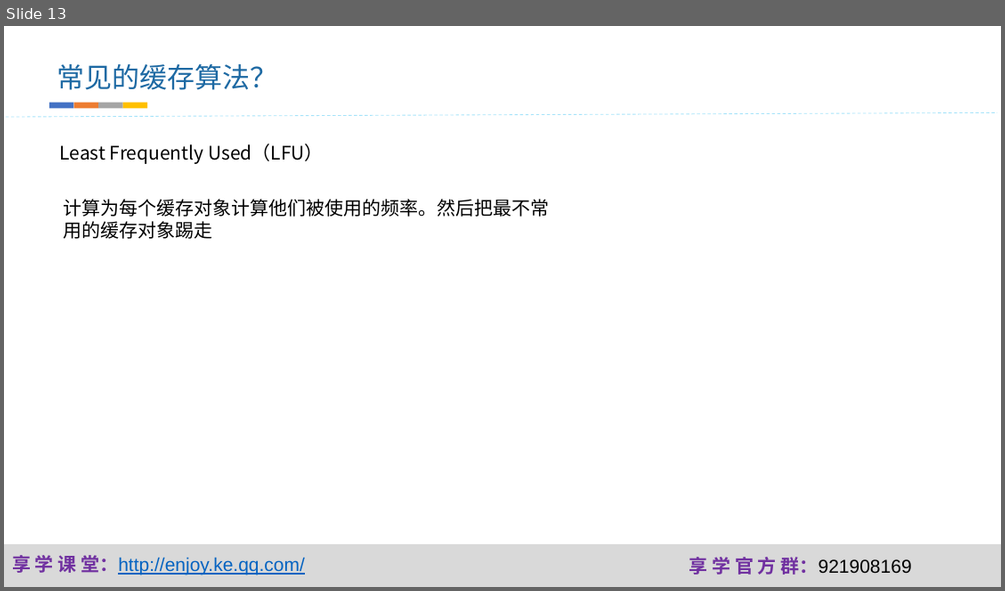
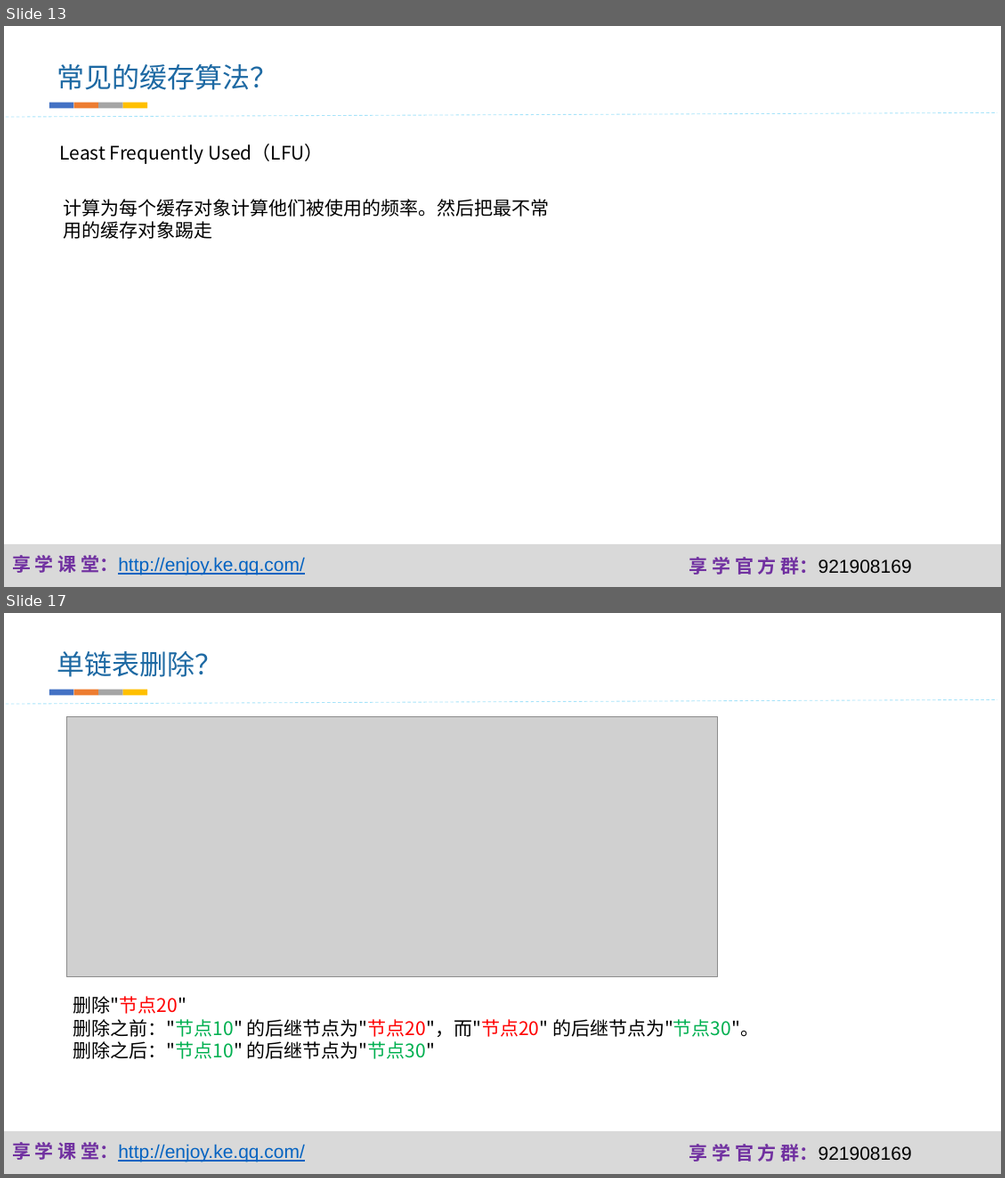
Before and after one commit to fanzhangvip/xiangxue, a slide deck: pre/缓存.pptx. Shown one above the other, each under a label of ours: slide 13 before the commit, slides 13 and 17 after it; the slides between them are not shown. The pictures are 1005x591 and 1005x1178 pixels, drawn with LibreOffice and Linux fonts; fonts in the diff are those of the drawing; grey boxes stand for pictures; background and template pictures are left out. Boxes give left, top, right and bottom in pixels: in the first picture for what was removed or moved away, otherwise in the second. Text is boxed around its words. In the diff, an @@ line names an element or a change of style, - is before the commit and + after.

```diff
--- a/pre/缓存.pptx
+++ b/pre/缓存.pptx
@@ slide 17 added at (x1=4, y1=613, x2=1001, y2=1174), background #FFFFFF; not listed: 3 template elements that a slide beside it also shows @@
@@ text added at (x1=57, y1=651, x2=222, y2=677), 26.6 pt, text #1D69A3 @@
+单链表删除？
@@ group added at (x1=49, y1=690, x2=147, y2=695): 4 rectangles @@
@@ line added from (4, 705) to (997, 699), #00B0F0 0.75 pt dashed @@
@@ picture added at (x1=67, y1=716, x2=718, y2=976) @@
@@ text added at (x1=73, y1=996, x2=759, y2=1059), 18 pt, text #000000 @@
+删除"节点20"
+删除之前："节点10" 的后继节点为"节点20"，而"节点20" 的后继节点为"节点30"。
+删除之后："节点10" 的后继节点为"节点30"
```
Also in this commit, not shown: 7 other slides added, 7 slides removed, 11 other files.
